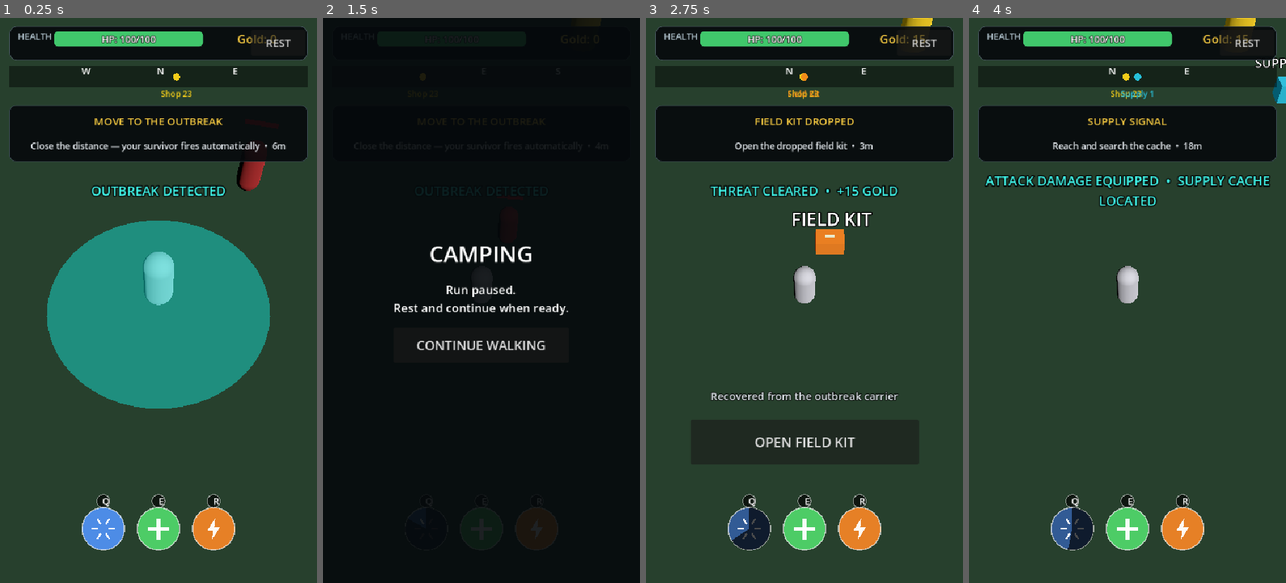
Above: before the commit, frames 1-4 (left to right).
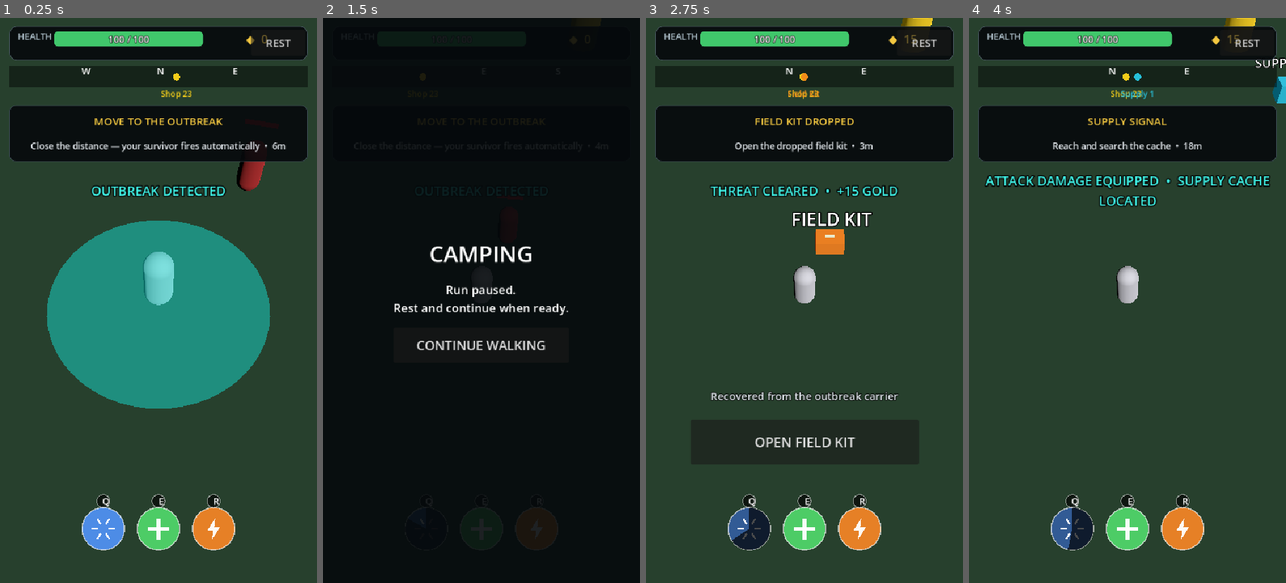
Above: after the commit, the same moments.

Repository: Geoboardman/zombie-gps
Game: Godot game, scene res://scenes/main.tscn
Same seed, same stepped clock (60 frames per second), same inputs: the game is played once before the commit and once after it.
Inputs (mouse positions are in pixels of both pictures, inside the frame that each line leads up to):
- Up to frame 1 (0.25 s): no input
- Up to frame 2 (1.5 s): tap Enter (ui_accept) at 0.5, 0.77 s; move the mouse to (427, 520) at 0.52 s; hold D (move_right) 0.53-1.25 s; tap Q (ability_1) at 0.6 s; click (427, 520) at 0.67 s; click "REST" at 1.25 s
- Up to frame 3 (2.75 s): click "CONTINUE WALKING" at 2 s
- Up to frame 4 (4 s): click "OPEN FIELD KIT" at 2.75 s; click "HOLLOW POINTS +5 attack damage" at 3.5 s

The runs differ from the first frame. In frame 1, 0.3% of the frame differs, in the area x 32-88%, y 3-5%; in frame 2, less than 0.1%; in frame 3, 0.3%; in frame 4, 0.3%.

Commit message:
Drive improved health and gold HUD

Diff:
--- a/scripts/player_controller.gd
+++ b/scripts/player_controller.gd
@@ -11,6 +11,7 @@
 
 @export var gps_manager_path: NodePath
 @export var hud_label_path: NodePath # optional: a Label to show "HP: x/y"
+@export var health_bar_path: NodePath # optional: a ProgressBar for mobile-readable health
 @export var currency_label_path: NodePath # optional: a Label to show currency
 
 @export_group("Health & Attack")
@@ -60,6 +61,7 @@
 var _regen_accumulator := 0.0 # fractional HP banked here until it crosses a whole point
 var _ability_cooldowns: Dictionary = {} # Abilities.Type -> float remaining
 var _hud_label: Label
+var _health_bar: ProgressBar
 var _currency_label: Label
 var _mesh_material: StandardMaterial3D
 
@@ -97,7 +99,9 @@
 
 	if hud_label_path != NodePath(""):
 		_hud_label = get_node(hud_label_path)
-		_update_hud()
+	if health_bar_path != NodePath(""):
+		_health_bar = get_node(health_bar_path)
+	_update_hud()
 
 	if currency_label_path != NodePath(""):
 		_currency_label = get_node(currency_label_path)
@@ -326,12 +330,15 @@
 
 func _update_hud() -> void:
 	if _hud_label:
-		_hud_label.text = "HP: %d/%d" % [health.current_health, health.max_health]
+		_hud_label.text = "%d / %d" % [health.current_health, health.max_health]
+	if _health_bar:
+		_health_bar.max_value = health.max_health
+		_health_bar.value = health.current_health
 
 
 func _update_currency_label() -> void:
 	if _currency_label:
-		_currency_label.text = "Gold: %d" % currency
+		_currency_label.text = "◆  %d" % currency
 
 
 func _on_died() -> void:
